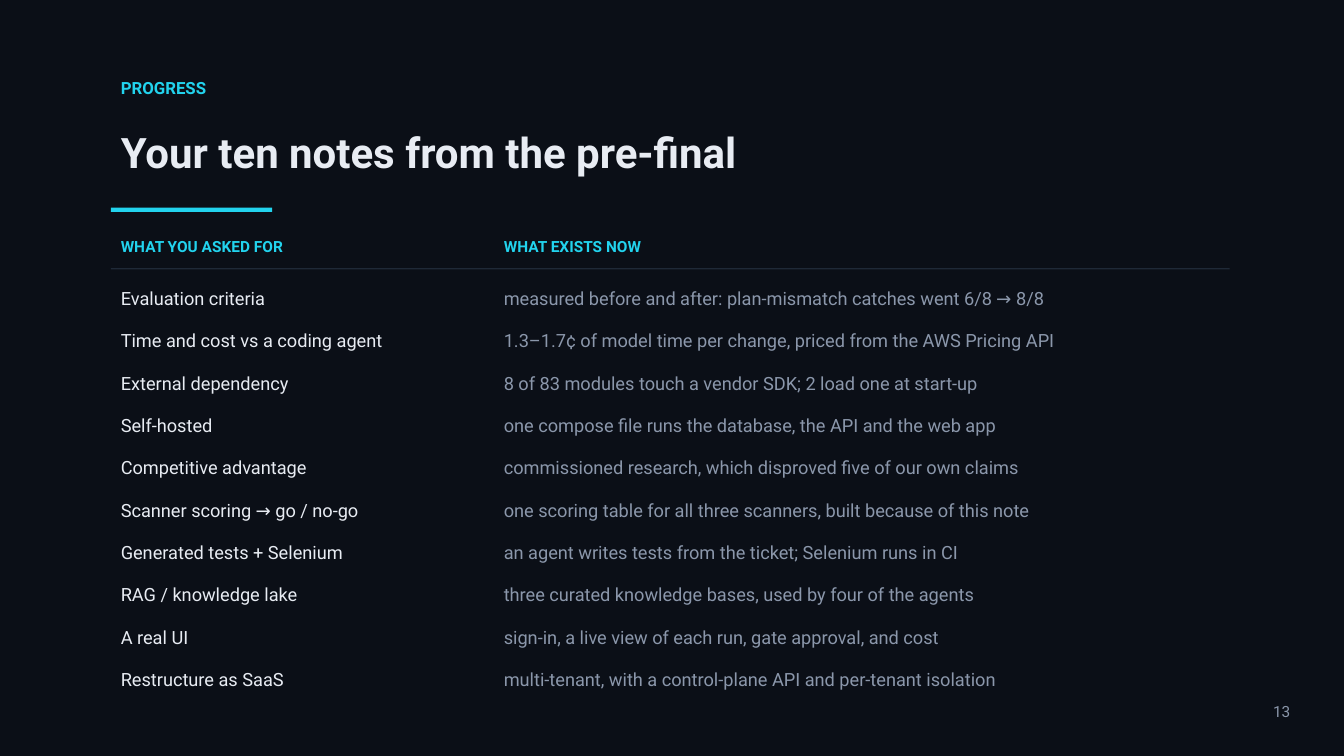
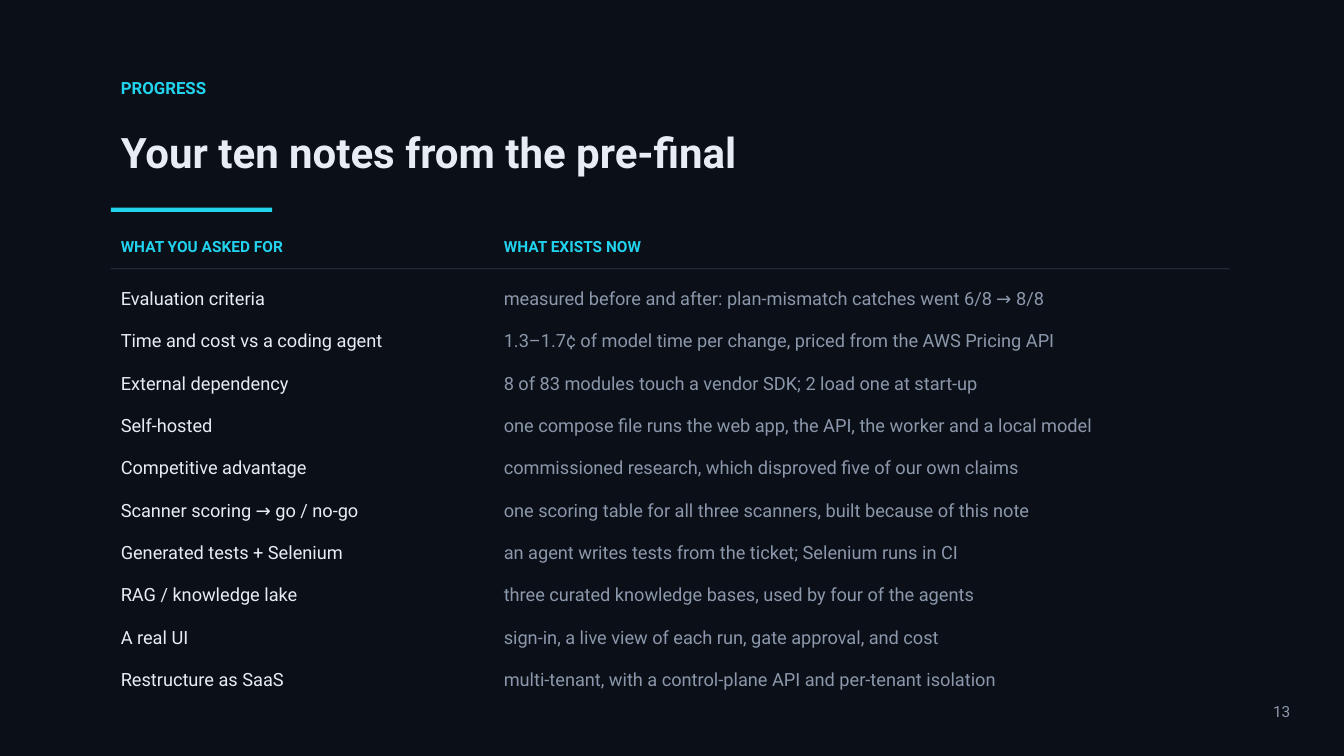
Before and after one commit to mohamedsorour1998/technical-presentations, a slide deck: slide 13 of talks/devops-hackathon-final/pitch/TheAgentOrg-Final.pptx. Drawn at 1344x756 pixels with LibreOffice and Linux fonts; fonts in the diff are those of the drawing. Boxes give left, top, right and bottom in pixels: in the first picture for what was removed or moved away, otherwise in the second. Text is boxed around its words. In the diff, an @@ line names an element or a change of style, - is before the commit and + after.

```diff
--- a/talks/devops-hackathon-final/pitch/TheAgentOrg-Final.pptx
+++ b/talks/devops-hackathon-final/pitch/TheAgentOrg-Final.pptx
@@ text at (504,418,1092,436): text changed @@
-one compose file runs the database, the API and the web app
+one compose file runs the web app, the API, the worker and a local model
```
Also in this commit, not shown: 5 other slides changed, 4 other files.
